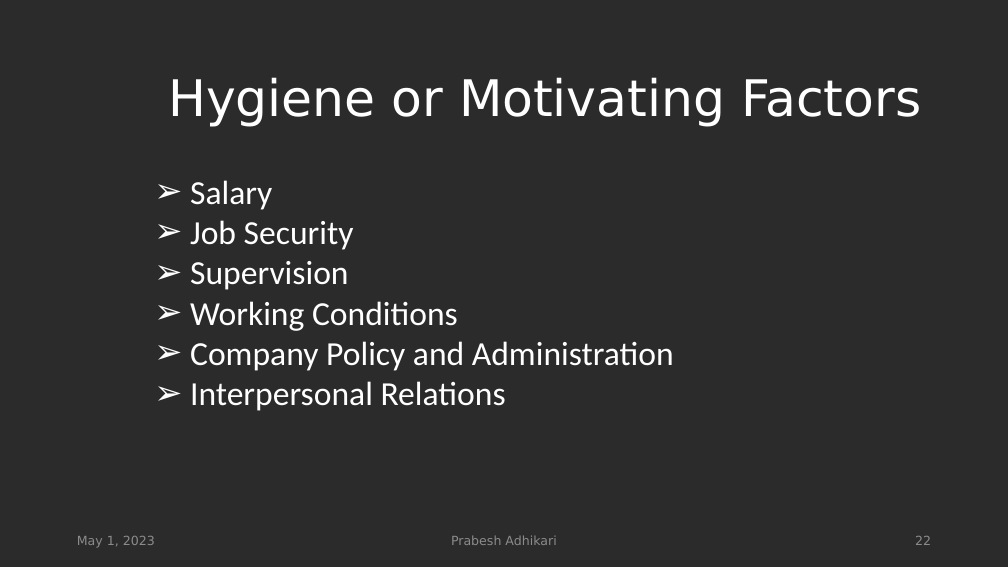
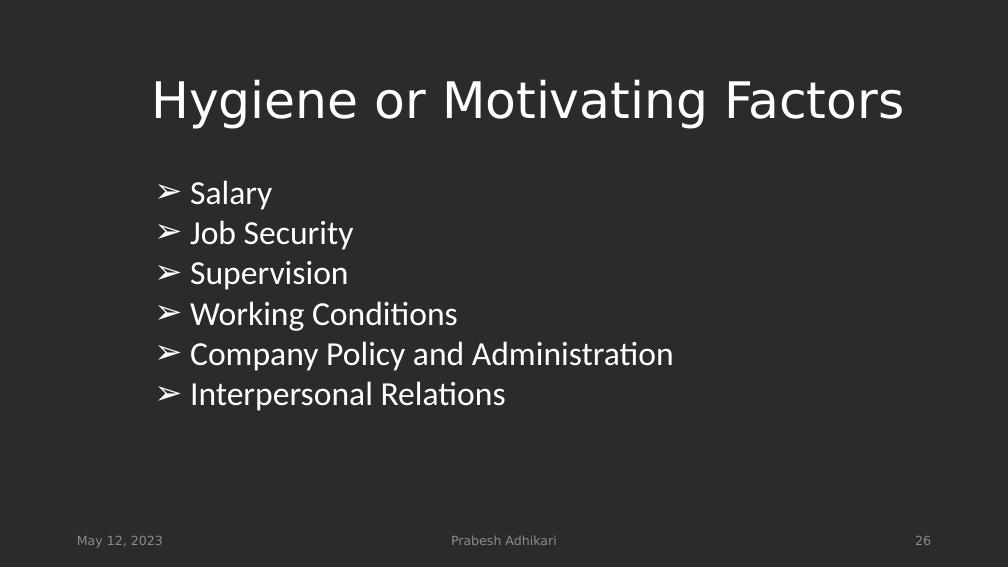
Before and after one commit to spaggiari65/present, a slide deck: slide 26 of WORK MOTIVATION.pptx (slide 22 before the commit). Drawn at 1008x567 pixels with LibreOffice and Linux fonts; fonts in the diff are those of the drawing; background and template pictures are left out; a plain dark background stands for a picture behind light text. Boxes give left, top, right and bottom in pixels: in the first picture for what was removed or moved away, otherwise in the second. Text is boxed around its words. In the diff, an @@ line names an element or a change of style, - is before the commit and + after.

```diff
--- a/WORK MOTIVATION.pptx
+++ b/WORK MOTIVATION.pptx
@@ title "Hygiene or Motivating Factors": place and size @@
-title "Hygiene or Motivating Factors" at bbox=[168, 77, 921, 127]
+title "Hygiene or Motivating Factors" at bbox=[151, 79, 904, 129]
@@ text at bbox=[77, 536, 163, 548]: text changed @@
-May 1, 2023
+May 12, 2023
@@ page number at bbox=[915, 536, 931, 545]: text changed @@
-22
+26
```
Also in this commit, not shown: 23 other slides changed, 4 slides added.
